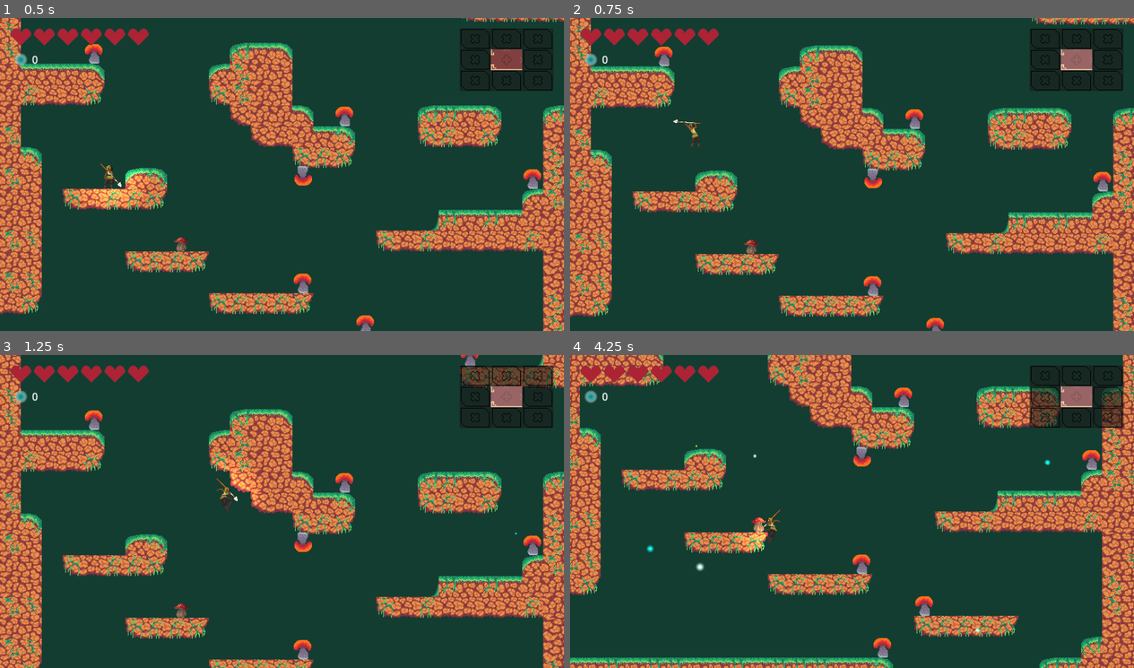
Above: before the commit, frames 1-4 (two rows, left to right).
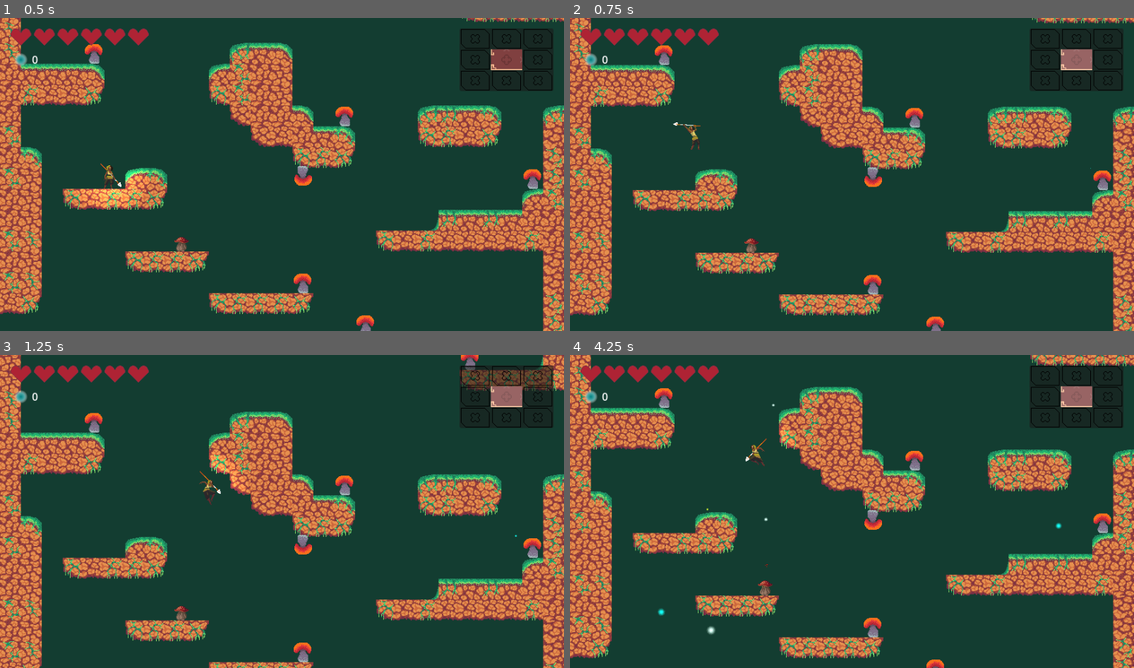
Above: after the commit, the same moments.

Repository: lemilonkh/GameOff23
Game: Godot game, scene res://scenes/main.tscn
Two runs of this game, one before a commit and one after it. Both use one fixed random seed, a clock stepped at 60 frames per second and the inputs below.
Inputs (mouse positions are in pixels of both pictures, inside the frame that each line leads up to):
- Up to frame 1 (0.5 s): no input
- Up to frame 2 (0.75 s): tap Enter at 0.5 s; move the mouse to (976, 158) at 0.52 s; hold Right (move_right) from 0.53 s (still down); hold Space (jump) from 0.53 s (still down); click (976, 158) at 0.67 s
- Up to frame 3 (1.25 s): keep holding Right (move_right); keep holding Space (jump)
- Up to frame 4 (4.25 s): release Right (move_right) at 1.25 s; release Space (jump) at 1.25 s; drag from (739, 527) to (823, 574) at 1.27 s; move the mouse to (908, 442) at 2.02 s; hold Right (move_right) 2.03-2.75 s; hold Space (jump) 2.03-2.75 s; tap J (glide) at 2.1 s; drag from (823, 574) to (750, 511) at 2.77 s; move the mouse to (1021, 558) at 3.52 s; hold Left (move_left) from 3.53 s (still down); hold Space (jump) from 3.53 s (still down); tap Q at 3.6 s

Frame 1 is identical in both runs. In frame 2, 17% of the frame differs, in the area x 0-100%, y 0-100%; in frame 3, 20%; in frame 4, 42%.

Commit message:
Implements variable jump

Diff:
--- a/scenes/player.tscn
+++ b/scenes/player.tscn
@@ -674,6 +674,7 @@
 [connection signal="state_entered" from="StateChart/Root/Movement/Grounded/Run" to="." method="_play_animation" binds= ["Run"]]
 [connection signal="state_entered" from="StateChart/Root/Movement/Airborne/Jump" to="." method="_on_jump_state_entered"]
 [connection signal="state_entered" from="StateChart/Root/Movement/Airborne/Jump" to="." method="_play_animation" binds= ["Jump"]]
+[connection signal="state_physics_processing" from="StateChart/Root/Movement/Airborne/Jump" to="." method="_on_jump_state_physics_processing"]
 [connection signal="state_entered" from="StateChart/Root/Movement/Airborne/Fall" to="." method="_play_animation" binds= ["Fall"]]
 [connection signal="state_entered" from="StateChart/Root/Movement/Airborne/Glide" to="." method="_on_glide_state_entered"]
 [connection signal="state_entered" from="StateChart/Root/Movement/Airborne/Glide" to="." method="_play_animation" binds= ["Glide"]]
--- a/scripts/player.gd
+++ b/scripts/player.gd
@@ -13,7 +13,7 @@
 ## Default movement deceleration (speed change per second when breaking)
 @export_range(0, 2000) var default_deceleration := 1200.0
 ## How far up a jump goes
-@export_range(0, 1000) var jump_velocity := 430.0
+@export_range(0, 1000) var jump_velocity := 240.0
 ## How far up a pogo jump goes (when attacking an enemy below in mid-air)
 @export_range(0, 1000) var pogo_velocity := 700.0
 ## Duration of initial drop for glide in seconds
@@ -30,6 +30,10 @@
 @export_range(0, 1000) var glide_acceleration := 50.0
 ## How much the player is knocked back when taking damage
 @export_range(0, 1000) var default_knockback := 200.0
+## Variable jump increase cutoff time
+@export_range(0, 500) var jump_increase_time := 130.0
+## Variable jump accelleration (The higher, the higher the jump)
+@export_range(0, 500) var jump_acceleration := 53.0
 
 # Get the gravity from the project settings to be synced with RigidBody nodes.
 var gravity: int = ProjectSettings.get_setting("physics/2d/default_gravity")
@@ -54,6 +58,7 @@
 var gravity_tween: Tween
 var last_direction := 1.0
 var reset_position: Vector2
+var long_jump_time := jump_increase_time
 
 func take_hit(amount: float, attacker: Node2D = null, direction: Vector2 = Vector2.ZERO, knockback_force: float = default_knockback) -> void:
 	health -= amount
@@ -133,16 +138,23 @@
 	else:
 		state_chart.send_event("moving")
 
+	# Long jump velocity counter
+	if Input.is_action_pressed("jump"):
+		if long_jump_time < jump_increase_time:
+			long_jump_time += 1
+
 func _input(event: InputEvent) -> void:
 	if event.is_action_pressed("attack"):
 		state_chart.send_event("attack")
 	elif event.is_action_pressed("jump"):
 		if is_on_floor() or raycast.is_colliding():
+			long_jump_time = 0
 			state_chart.send_event("jump")
 		else:
 			state_chart.send_event("glide")
 		state_chart.set_expression_property("jump_held", true)
 	elif event.is_action_released("jump"):
+		long_jump_time = jump_increase_time
 		state_chart.send_event("jump_released")
 		state_chart.set_expression_property("jump_held", false)
 	elif event.is_action_pressed("debug"):
@@ -157,6 +169,10 @@
 func _on_jump_state_entered() -> void:
 	if velocity.y >= 0:
 		velocity.y = -jump_velocity
+
+func _on_jump_state_physics_processing(delta: float) -> void:
+	if long_jump_time < jump_increase_time:
+		velocity.y -= jump_acceleration/sqrt(long_jump_time)
 
 func _on_glide_state_entered() -> void:
 	velocity.y = 0
